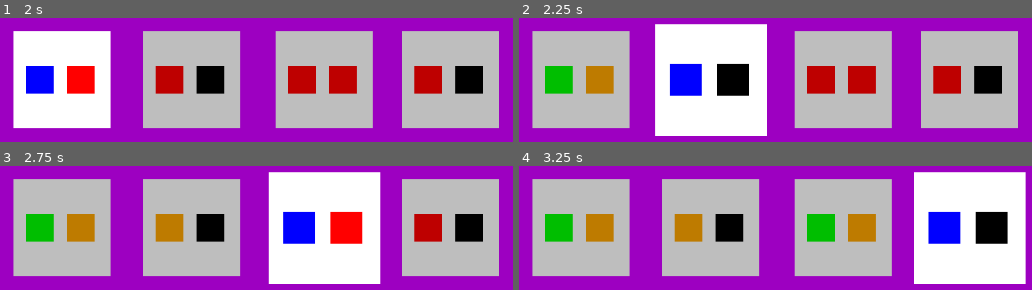
Above: before the commit, frames 1-4 (two rows, left to right).
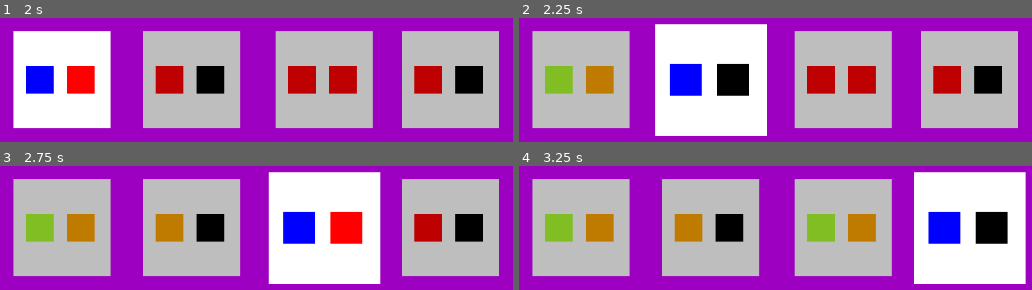
Above: after the commit, the same moments.

Repository: firesmoker/rhythmcards
Game: Godot game, scene res://game.tscn
The game is run twice, just before and just after one commit, with the same random seed, the same clock (stepped at 60 frames per second) and the same inputs.
Inputs:
- Up to frame 1 (2 s): hold Space (play) 0.53-1.28 s; tap Space (play) at 1.35 s
- Up to frame 2 (2.25 s): hold Space (play) from 2.03 s (still down)
- Up to frame 3 (2.75 s): keep holding Space (play)
- Up to frame 4 (3.25 s): release Space (play) at 2.78 s; tap Space (play) at 2.85 s

Frame 1 is identical in both runs. In frame 2, 1.2% of the frame differs, in the area x 5-11%, y 38-62%; in frame 3, 1.2%; in frame 4, 2.5%, in the area x 5-62%, y 38-62%.

Commit message:
bad play - too late

Diff:
--- a/scripts/note_card.gd
+++ b/scripts/note_card.gd
@@ -113,7 +113,11 @@
 	if active:
 		for i in range(notes_dictionary.size()):
 			if notes_dictionary[i]["status"] == note_status_types.ACTIVE:
-				if time >= notes_dictionary[i]["timing"]:
+				if time >= notes_dictionary[i]["timing"] + notes_dictionary[i]["duration"] / 2:
+					play_note_by_index(i,true)
+				elif time >= notes_dictionary[i]["timing"]:
+					play_note_by_index(i)
+				elif time < notes_dictionary[i]["timing"] and time > notes_dictionary[i]["timing"] - notes_dictionary[i]["duration"] / 2:
 					play_note_by_index(i)
 				else:
 					play_note_by_index(i, true)
